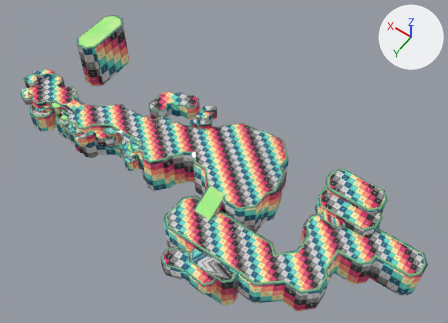
Renders of the FBX model NpcProject/Assets/Model/Forest/Terrain/River_Terrain.fbx from each side of a commit.
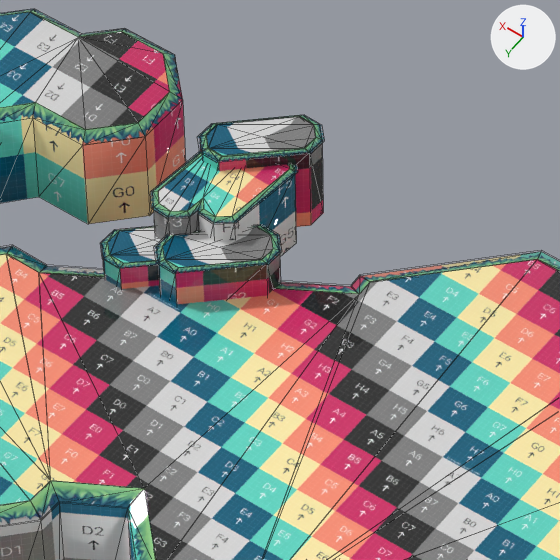
The first picture shows the older version from a 50 mm camera at (247.0, 445.0, 674.0) aimed at (545.0, 29.0, 19.0). The close-ups show both versions on the part from 39% to 55% of the width and 28% to 50% of the height of that picture; other places that the commit changed are outside them. Every picture has the same lights, and +X, +Y and +Z are marked at upper right. The close-ups show mesh edges as thin lines. Where no turn or scale is listed for an object, it has been applied to the vertices.

Objects in the first close-up: 'River_edge', 'River_side'.
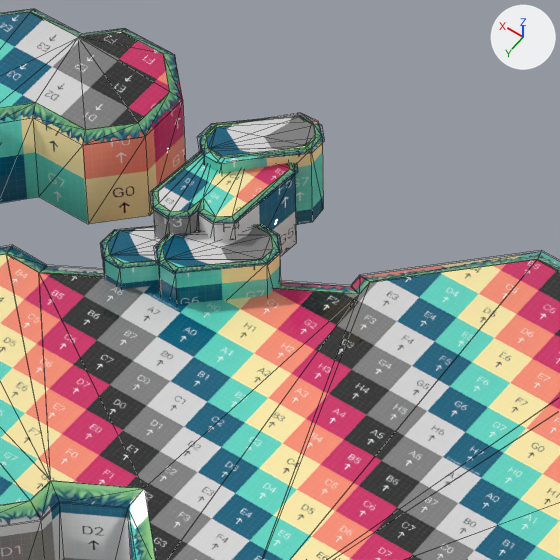
Boxes (x1, y1, x2, y2) around the edits, measured in the close-ups (560 x 560 px; the box of a moved part takes in the faces that stretch with it):
```json
{"object": "River_side", "change": "reshaped, surface changed", "before": [0, 9, 560, 560], "after": [0, 9, 560, 560]}
{"part": 1, "of": "me_mesh", "change": "moved or reshaped", "before": [200, 144, 219, 171], "after": [200, 144, 222, 174]}
{"part": 2, "of": "me_mesh", "change": "moved or reshaped", "before": [210, 148, 310, 227], "after": [215, 139, 312, 225]}
{"part": 3, "of": "me_mesh", "change": "moved or reshaped", "before": [200, 125, 300, 150], "after": [200, 127, 304, 155]}
{"part": 4, "of": "me_mesh", "change": "moved or reshaped", "before": [309, 142, 323, 225], "after": [311, 142, 323, 222]}
{"part": 5, "of": "me_mesh", "change": "moved or reshaped", "before": [217, 116, 316, 148], "after": [214, 113, 319, 146]}
{"part": 6, "of": "me_mesh", "change": "surface changed", "before": [119, 226, 281, 304], "after": [119, 226, 281, 304]}
```

The change, as JSON lines over the scene's bpy script:
```json
{"block": "me_mesh", "where": "me_mesh.from_pydata(...)  # 1314 vertices, 2468 faces; spans x -299.0..299.0, y -147.0..147.0, z -48.0..48.0"}
{"block": "me_mesh", "where": "# used by ob_river_side; location = (557.5, 50.7, 11.5)"}
{"block": "me_mesh", "change": "me_mesh part 1: 4 of the vertices in x 44.0..47.0, y -53.0..-51.0, z 30.0..48.0 are moved by (-1.0, 1.0, 0.0)"}
{"block": "me_mesh", "change": "me_mesh part 2: 4 of the vertices in x 29.0..30.0, y -64.0..-61.0, z 30.0..48.0 are moved by (0.0, -1.0, 0.0)"}
{"block": "me_mesh", "change": "me_mesh part 3: 4 of the vertices in x 45.0..46.0, y -57.0..-54.0, z 30.0..48.0 are moved by (0.0, 1.0, 0.0)"}
{"block": "me_mesh", "change": "me_mesh part 4: 4 of the vertices in x 29.0..32.0, y -67.0..-64.0, z 30.0..48.0 are moved by (1.0, -1.0, 0.0)"}
{"block": "me_mesh", "change": "me_mesh part 5: 4 of the vertices in x 32.0..35.0, y -67.0..-66.0, z 30.0..48.0 are moved by (1.0, 0.0, 0.0)"}
{"block": "me_mesh", "change": "me_mesh part 6: texture (UV) coordinates of 48 of 2468 faces, centred in x 25.0..48.0, y -66.0..-33.0, z 25.0..48.0, changed; they spanned u 0.2..0.67, v 0.09..0.3 and now span u 0.79..1.25, v 0.09..0.3"}
```
